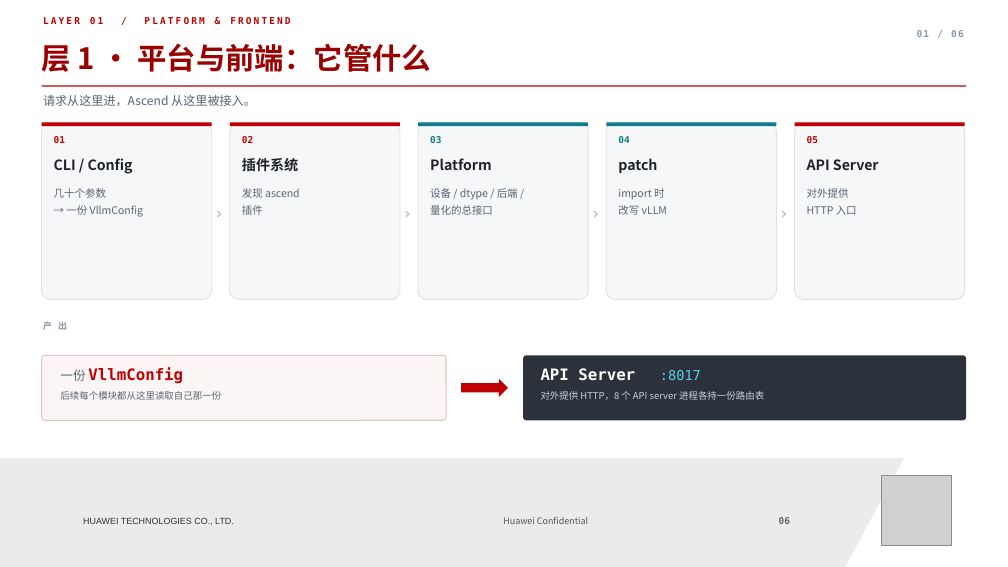
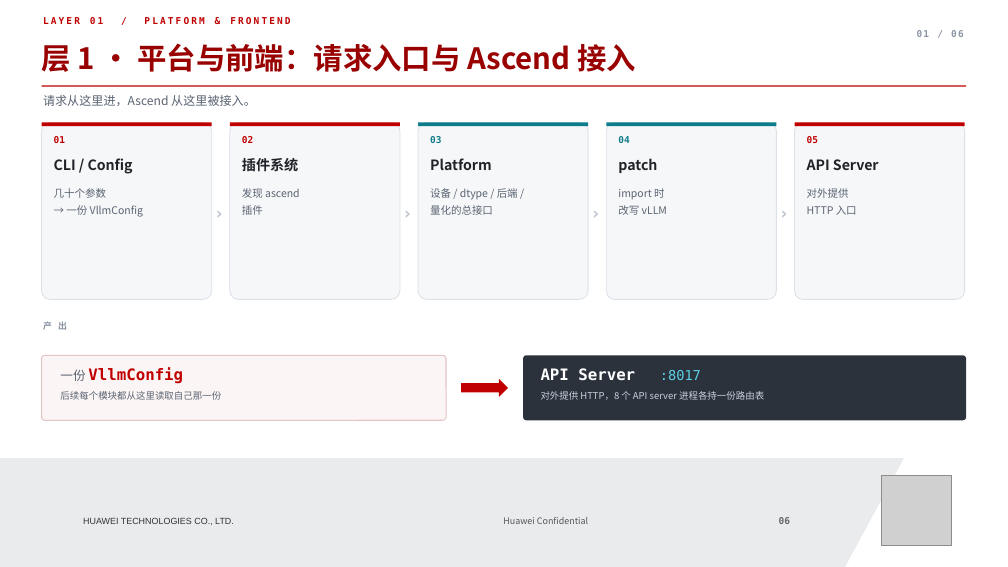
Before and after one commit to Drosrin/Transfer, a slide deck: slide 6 of vLLM-Ascend_从一份日志看六大模块层.pptx. Drawn at 1008x567 pixels with LibreOffice and Linux fonts; fonts in the diff are those of the drawing; grey boxes stand for pictures. Boxes give left, top, right and bottom in pixels: in the first picture for what was removed or moved away, otherwise in the second. Text is boxed around its words. In the diff, an @@ line names an element or a change of style, - is before the commit and + after.

```diff
--- a/vLLM-Ascend_从一份日志看六大模块层.pptx
+++ b/vLLM-Ascend_从一份日志看六大模块层.pptx
@@ text at box(42, 43, 636, 72): text changed @@
-层 1 · 平台与前端：它管什么
+层 1 · 平台与前端：请求入口与 Ascend 接入
```
Also in this commit, not shown: 5 other slides changed.
